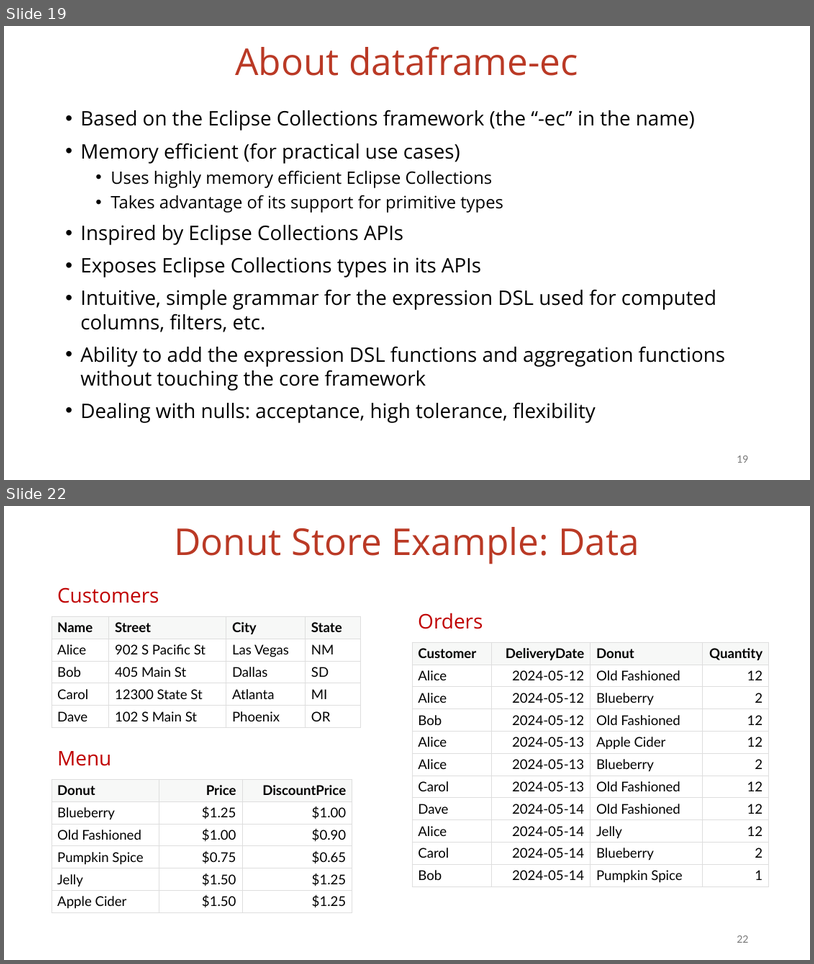
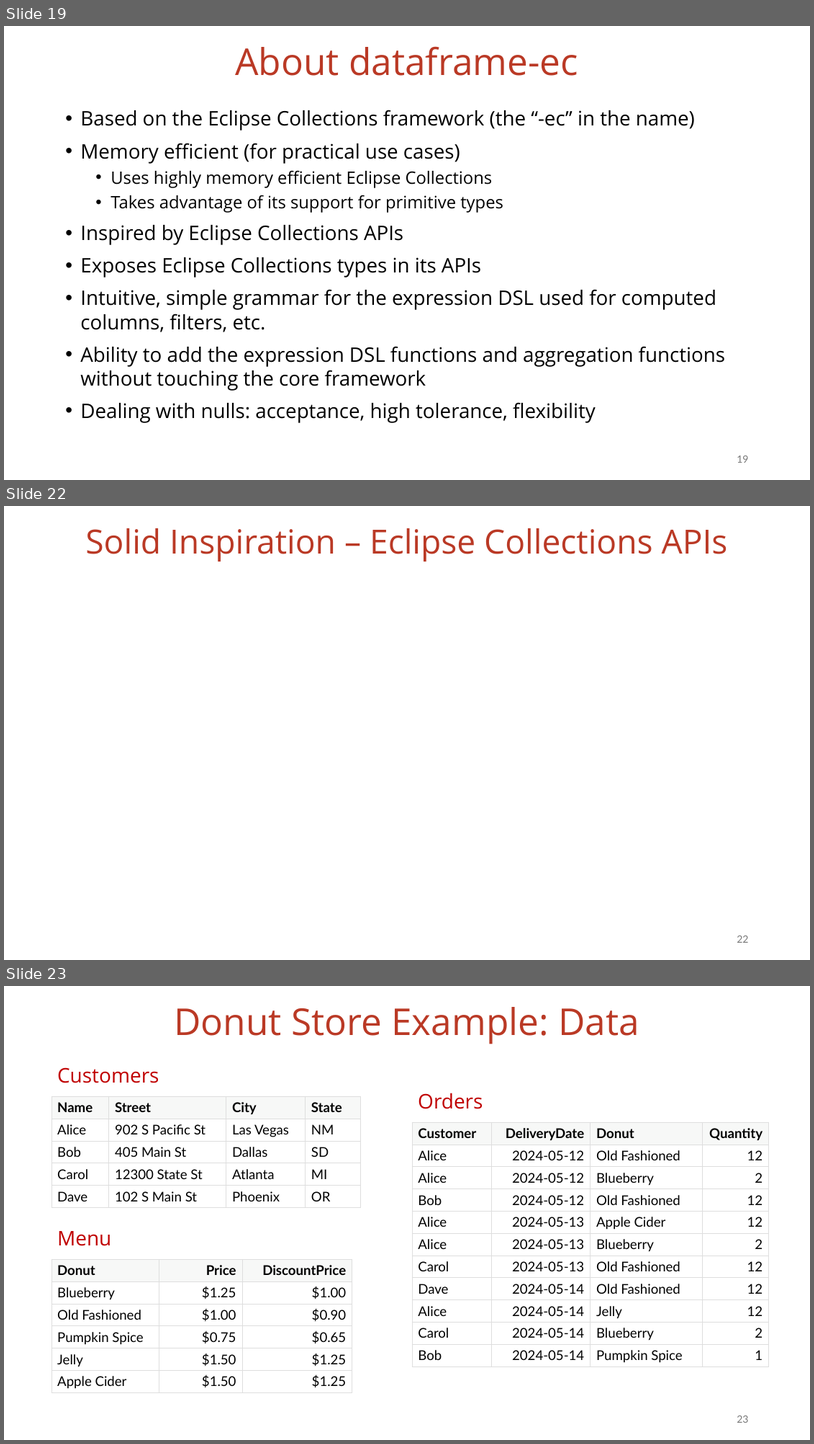
Before and after one commit to vmzakharov/missing-dataframe-talk, a slide deck: presentation/Missing_Dataframe_Long.pptx. Shown one above the other, each under a label of ours: slides 19 and 22 before the commit, slides 19, 22 and 23 after it; the slides between them are not shown. The pictures are 814x964 and 814x1444 pixels, drawn with LibreOffice and Linux fonts; fonts in the diff are those of the drawing. Boxes give left, top, right and bottom in pixels: in the first picture for what was removed or moved away, otherwise in the second. Text is boxed around its words. In the diff, an @@ line names an element or a change of style, - is before the commit and + after.

```diff
--- a/presentation/Missing_Dataframe_Long.pptx
+++ b/presentation/Missing_Dataframe_Long.pptx
@@ slide 22 added at (x1=4, y1=506, x2=810, y2=960), background #FFFFFF @@
@@ title added at (x1=85, y1=528, x2=728, y2=561), 39.6 pt, text #BA3925 @@
+Solid Inspiration – Eclipse Collections APIs
@@ page number added at (x1=737, y1=935, x2=748, y2=942), 12 pt, text #797979 @@
+22
@@ what was slide 22 is now slide 23 @@
@@ page number at (x1=737, y1=1415, x2=748, y2=1422): text changed @@
-22
+23
```
Also in this commit, not shown: 2 slides changed, 1 other file.
